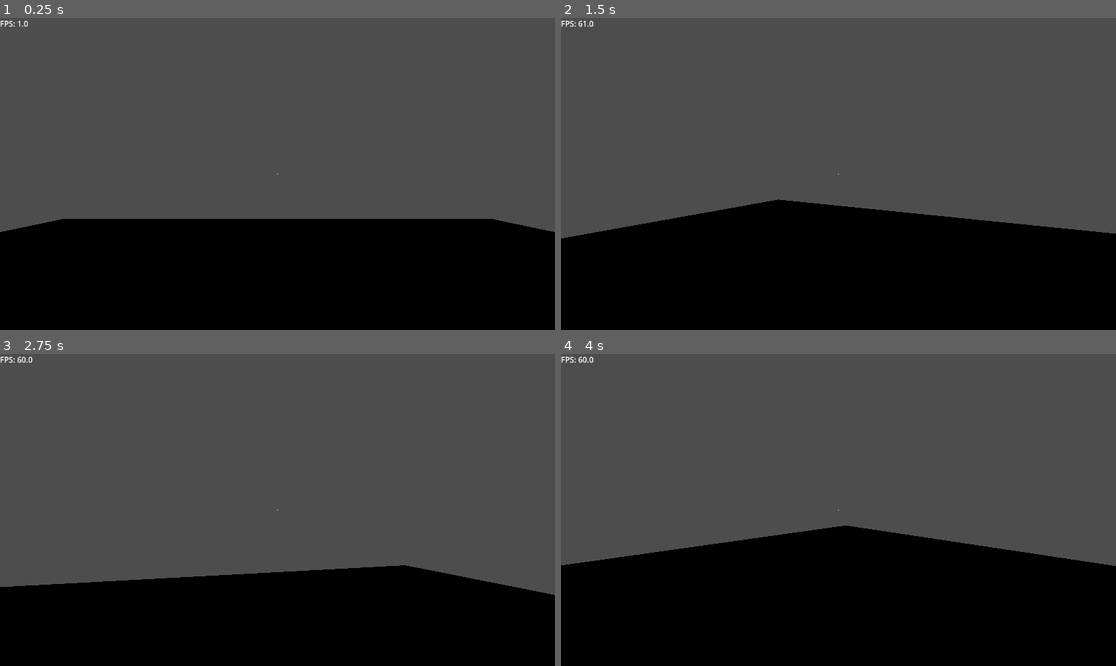
Above: before the commit, frames 1-4 (two rows, left to right).
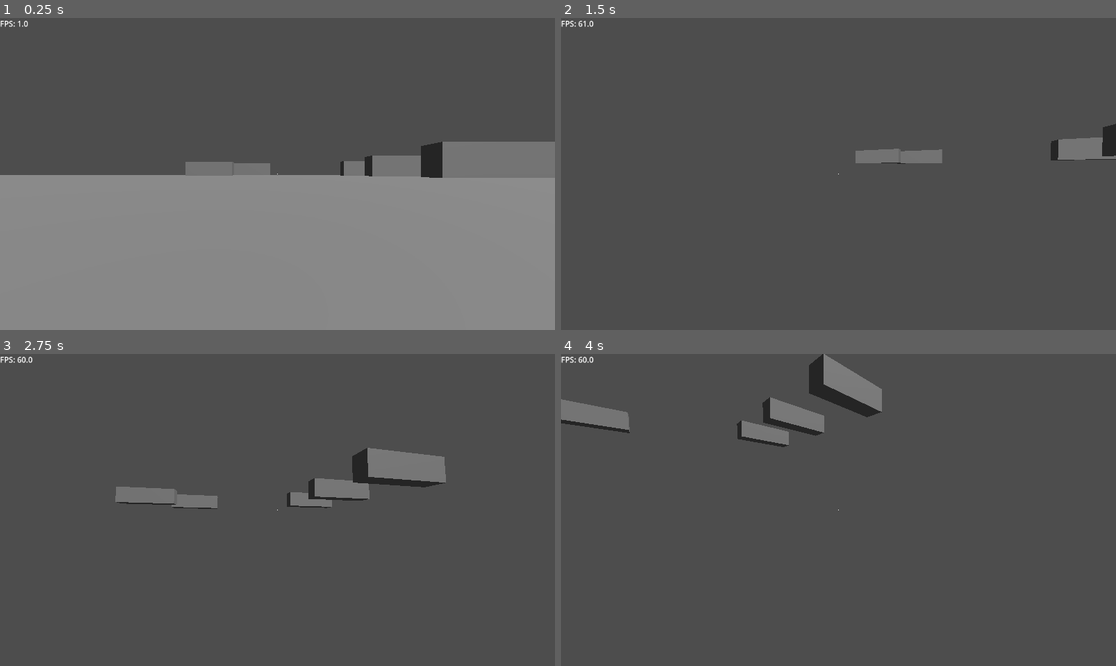
Above: after the commit, the same moments.

Repository: StrahovGameDev/StraHov
Game: Godot game, scene res://main_scene/game_manager.tscn
Same seed, same stepped clock (60 frames per second), same inputs: the game is played once before the commit and once after it.
Inputs (mouse positions are in pixels of both pictures, inside the frame that each line leads up to):
- Up to frame 1 (0.25 s): no input
- Up to frame 2 (1.5 s): tap Enter (enter) at 0.5, 1.35 s; move the mouse to (866, 174) at 0.52 s; hold Enter (enter) 0.53-1.28 s; hold Space (fly_up) from 0.53 s (still down); move the mouse to (810, 174) at 1.27 s
- Up to frame 3 (2.75 s): keep holding Space (fly_up); move the mouse to (288, 503) at 2.02 s; hold Enter (enter) from 2.03 s (still down)
- Up to frame 4 (4 s): keep holding Space (fly_up); move the mouse to (832, 516) at 2.77 s; release Enter (enter) at 2.78 s; tap Enter (enter) at 2.85 s; move the mouse to (877, 513) at 3.52 s; hold Enter (enter) from 3.53 s (still down)

The runs differ from the first frame. In frame 1, 54% of the frame differs, in the area x 0-100%, y 39-100%; in frame 2, 38%; in frame 3, 32%; in frame 4, 42%.

Commit message:
game: Added map from base_map

Diff:
--- a/main_scene/game_manager.tscn
+++ b/main_scene/game_manager.tscn
@@ -2,11 +2,9 @@
 
 [ext_resource type="Script" uid="uid://bbookv36piwvg" path="res://main_scene/game_manager.gd" id="1_ctrpd"]
 [ext_resource type="PackedScene" uid="uid://bdcmbkjq868ru" path="res://main_scene/player.tscn" id="2_twbfk"]
+[ext_resource type="PackedScene" uid="uid://limqqekoiruf" path="res://scenes/map.tscn" id="3_ddapi"]
 
-[sub_resource type="BoxShape3D" id="BoxShape3D_ddapi"]
-size = Vector3(20, 1, 20)
-
-[sub_resource type="BoxMesh" id="BoxMesh_1lmva"]
+[sub_resource type="Environment" id="Environment_ddapi"]
 
 [node name="GameManager" type="Node"]
 script = ExtResource("1_ctrpd")
@@ -14,12 +12,10 @@
 [node name="Player" parent="." instance=ExtResource("2_twbfk")]
 transform = Transform3D(1, 0, 0, 0, 1, 0, 0, 0, 1, 0, 1.42252, 0)
 
-[node name="StaticBody3D" type="StaticBody3D" parent="."]
-transform = Transform3D(1, 0, 0, 0, 1, 0, 0, 0, 1, 0, -0.5, 0)
+[node name="Map" parent="." instance=ExtResource("3_ddapi")]
 
-[node name="CollisionShape3D" type="CollisionShape3D" parent="StaticBody3D"]
-shape = SubResource("BoxShape3D_ddapi")
+[node name="WorldEnvironment" type="WorldEnvironment" parent="."]
+environment = SubResource("Environment_ddapi")
 
-[node name="MeshInstance3D" type="MeshInstance3D" parent="StaticBody3D"]
-transform = Transform3D(20, 0, 0, 0, 1, 0, 0, 0, 20, 0, 0, 0)
-mesh = SubResource("BoxMesh_1lmva")
+[node name="DirectionalLight3D" type="DirectionalLight3D" parent="."]
+transform = Transform3D(0.799737, -0.46758, 0.376549, 0, 0.627216, 0.778846, -0.60035, -0.622872, 0.501608, 0, 0, 0)
